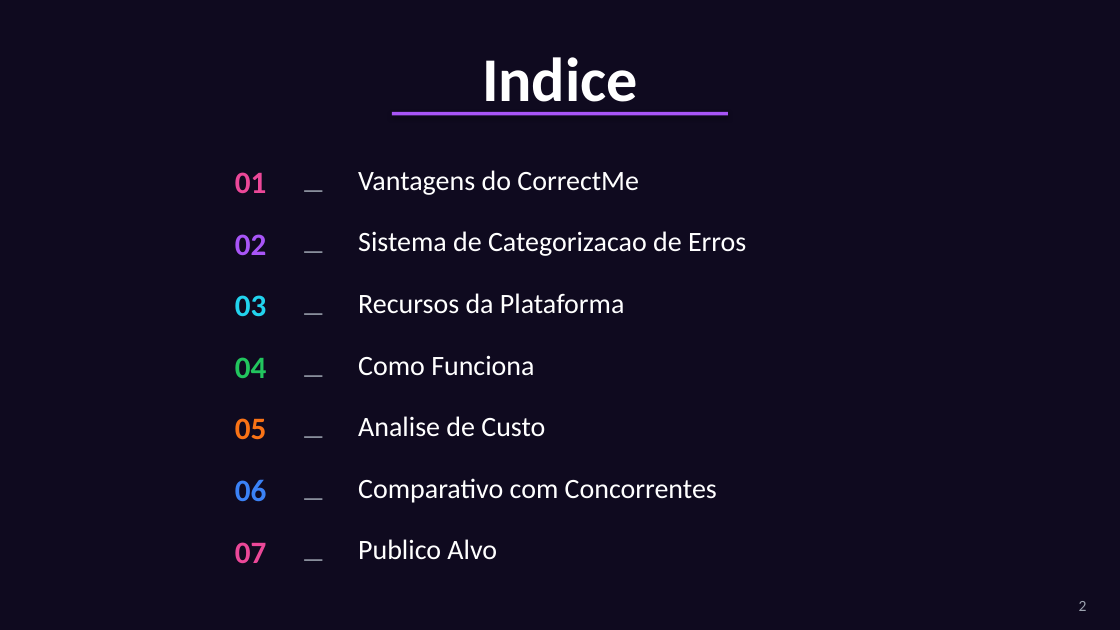
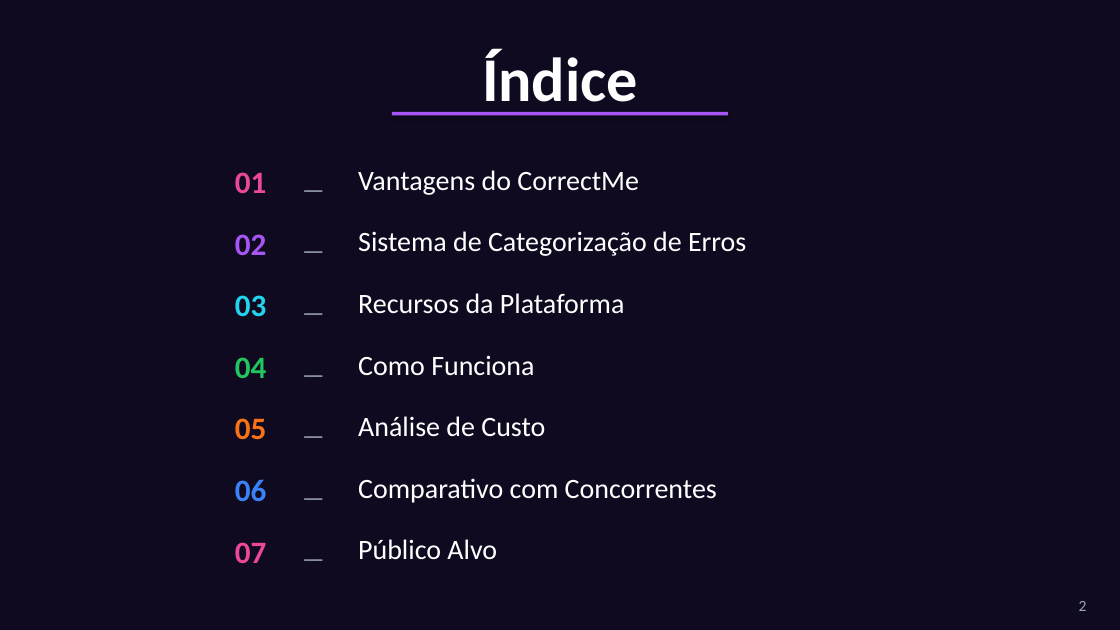
Before and after one commit to ImmoNeural/Correctmemycleverbot, a slide deck: slide 2 of CorrectMe_Apresentacao.pptx. Drawn at 1120x630 pixels with LibreOffice and Linux fonts; fonts in the diff are those of the drawing. Boxes give left, top, right and bottom in pixels: in the first picture for what was removed or moved away, otherwise in the second. Text is boxed around its words. In the diff, an @@ line names an element or a change of style, - is before the commit and + after.

```diff
--- a/CorrectMe_Apresentacao.pptx
+++ b/CorrectMe_Apresentacao.pptx
@@ text at [482, 49, 638, 116]: text changed @@
-Indice
+Índice
@@ text at [358, 231, 746, 256]: text changed @@
-Sistema de Categorizacao de Erros
+Sistema de Categorização de Erros
@@ text at [358, 416, 545, 437]: text changed @@
-Analise de Custo
+Análise de Custo
@@ text at [358, 539, 497, 560]: text changed @@
-Publico Alvo
+Público Alvo
```
Also in this commit, not shown: 14 other slides changed, 1 other file.
